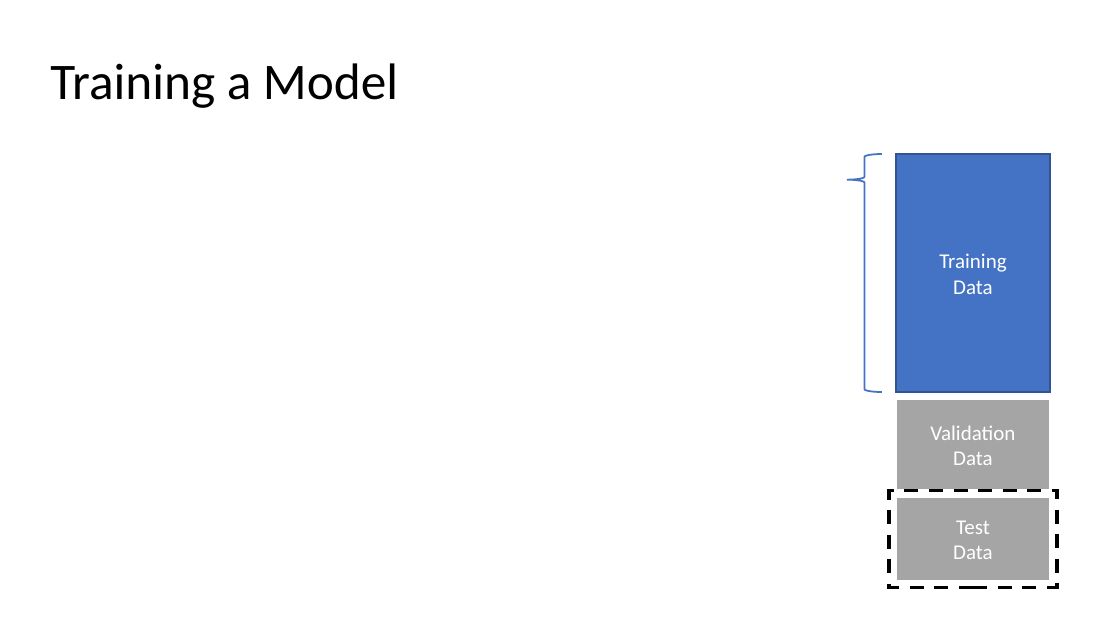
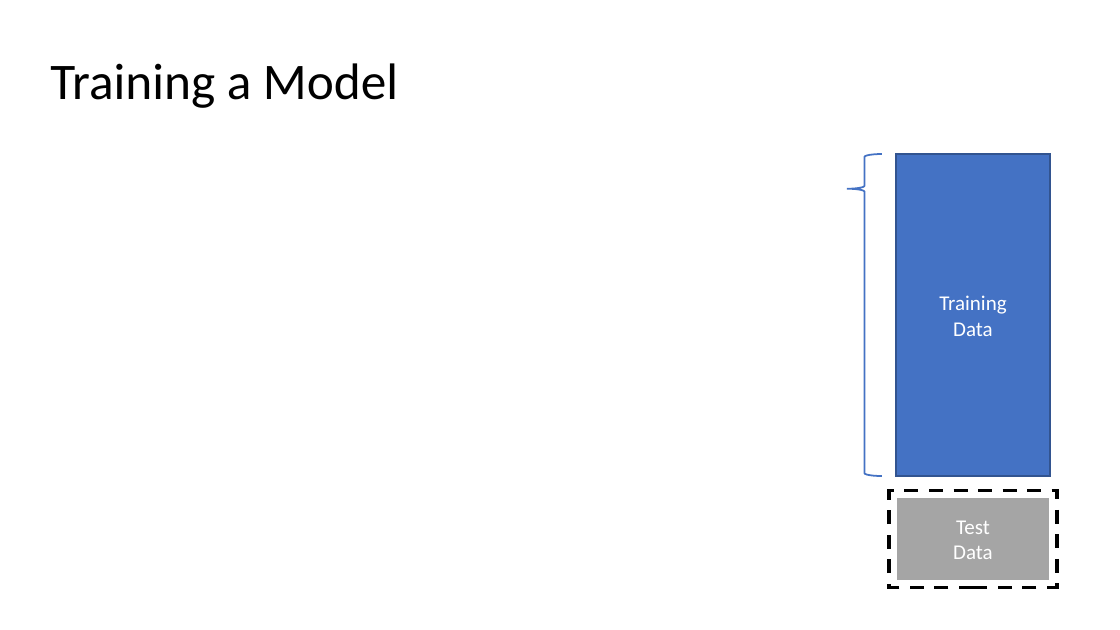
Before and after one commit to mhahsler/CS7320-AI, a slide deck: slide 16 of slides/19_ML_intro.pptx (slide 17 before the commit). Drawn at 1120x630 pixels with LibreOffice and Linux fonts; fonts in the diff are those of the drawing; grey boxes stand for pictures. Boxes give left, top, right and bottom in pixels: in the first picture for what was removed or moved away, otherwise in the second. Text is boxed around its words. In the diff, an @@ line names an element or a change of style, - is before the commit and + after.

```diff
--- a/slides/19_ML_intro.pptx
+++ b/slides/19_ML_intro.pptx
@@ left brace: place and size @@
-left brace at [847,154,882,392]
+left brace at [847,154,882,476]
@@ rectangle "Training": place and size @@
-rectangle "Training" at [897,154,1050,392]
+rectangle "Training" at [897,154,1050,476]
@@ rectangle removed at [897,399,1050,490] @@
-Validation
-Data
```
Also in this commit, not shown: 15 other slides changed, 2 slides added, 2 slides removed, 1 other file.
